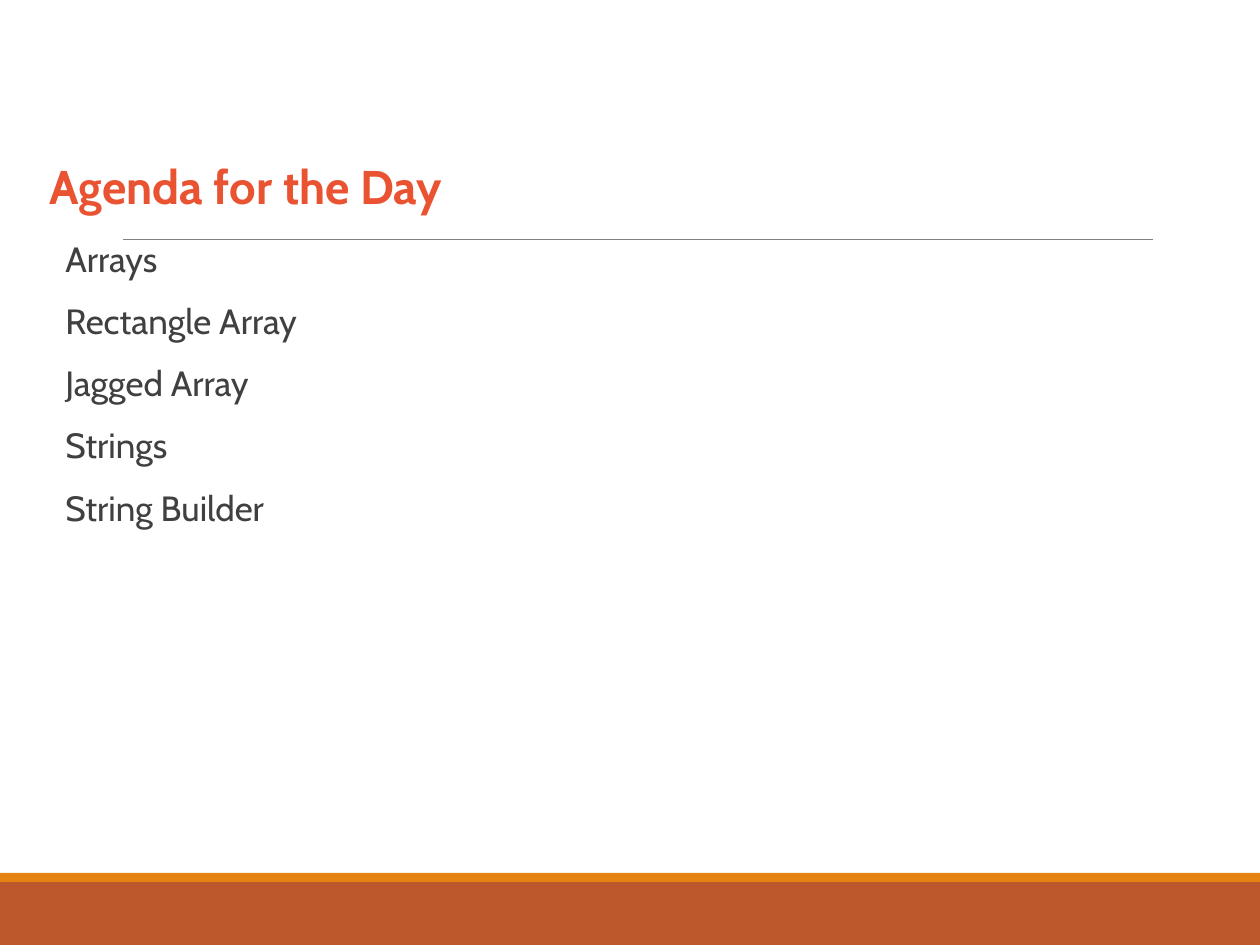
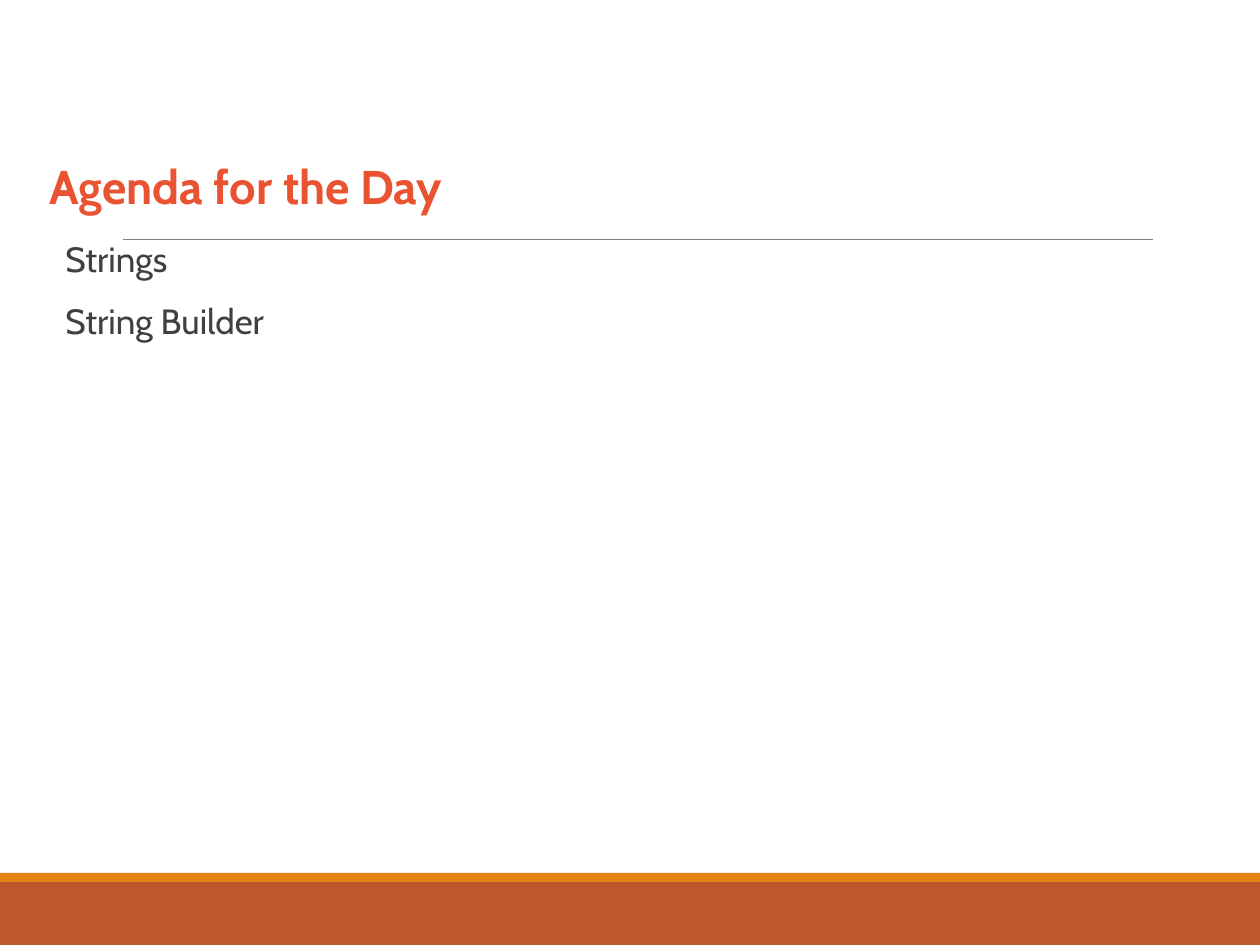
Before and after one commit to sandotnet/Iprime-batch1, a slide deck: slide 1 of C#/Day2/PPT/strings.pptx (slide 3 before the commit). Drawn at 1260x945 pixels with LibreOffice and Linux fonts; fonts in the diff are those of the drawing. Boxes give left, top, right and bottom in pixels: in the first picture for what was removed or moved away, otherwise in the second. Text is boxed around its words. In the diff, an @@ line names an element or a change of style, - is before the commit and + after.

Commit message:
commit2

```diff
--- a/C#/Day2/PPT/strings.pptx
+++ b/C#/Day2/PPT/strings.pptx
@@ text at (65, 247, 297, 405): paragraphs removed @@
-  Arrays
-  Rectangle Array
-  Jagged Array
```
Also in this commit, not shown: 2 slides removed.
